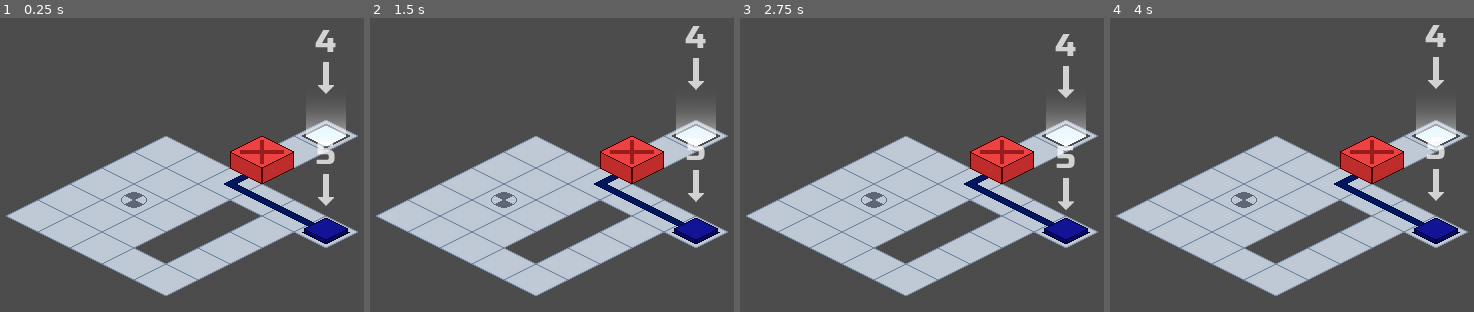
Above: before the commit, frames 1-4 (left to right).
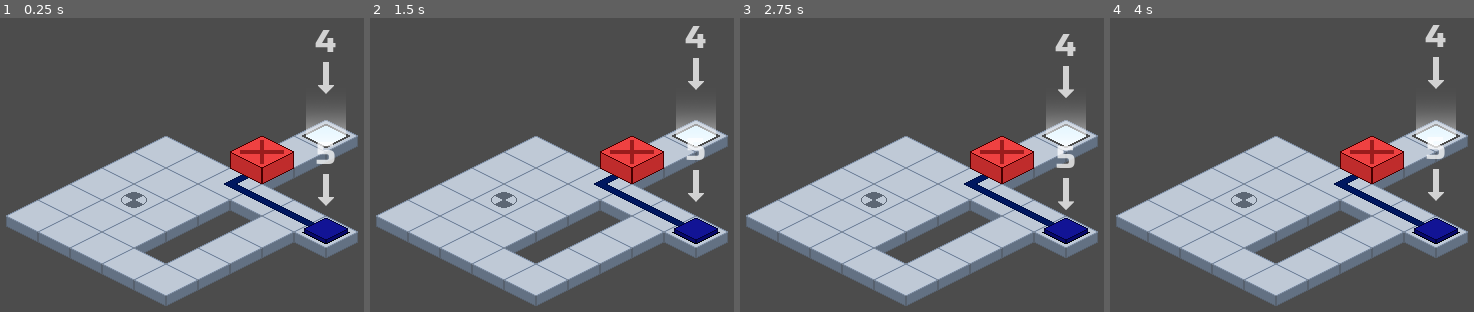
Above: after the commit, the same moments.

Repository: kdreese/gmtk-2022
Game: Godot game, scene res://src/levels/OptimizationLevel.tscn
Two runs of this game, one before a commit and one after it. Both use one fixed random seed, a clock stepped at 60 frames per second and the inputs below. This scene is started directly instead of the project's main scene.
Inputs:
- Up to frame 1 (0.25 s): no input
- Up to frame 2 (1.5 s): hold D (move_right) 0.53-1.28 s; tap Enter at 1.25 s; hold S (move_back) from 1.28 s (still down)
- Up to frame 3 (2.75 s): release S (move_back) at 2.03 s; hold D (move_right) from 2.03 s (still down)
- Up to frame 4 (4 s): tap R (restart) at 2.75 s; release D (move_right) at 2.78 s; hold W (move_forward) 2.78-3.53 s; hold A (move_left) from 3.53 s (still down)

The runs differ from the first frame. In frame 1, 5.1% of the frame differs, in the area x 1-99%, y 40-98%; in frame 2, 5.1%; in frame 3, 5.1%; in frame 4, 5.1%.

Commit message:
Made all levels have depth

Diff:
--- a/src/levels/CycleTeachLevel.tscn
+++ b/src/levels/CycleTeachLevel.tscn
@@ -12,7 +12,7 @@
 tile_set = ExtResource( 1 )
 cell_size = Vector2( 64, 32 )
 format = 1
-tile_data = PoolIntArray( -65524, 0, 0, 12, 0, 0, 13, 0, 0, 65548, 0, 0, 65549, 0, 0, 131084, 0, 0, 196619, 0, 0, 196620, 0, 0, 262155, 0, 0, 262156, 2, 0 )
+tile_data = PoolIntArray( -65524, 0, 0, -65523, 6, 0, 12, 0, 0, 13, 0, 0, 14, 6, 0, 65548, 0, 0, 65549, 0, 0, 65550, 6, 0, 131084, 0, 0, 131085, 3, 0, 196619, 0, 0, 196620, 0, 0, 196621, 6, 0, 262155, 0, 0, 262156, 2, 0, 262157, 6, 0, 327691, 536870918, 0, 327692, 536870918, 0 )
 
 [node name="LevelEnd" parent="." instance=ExtResource( 2 )]
 position = Vector2( 416, 176 )
--- a/src/levels/CycleTrapLevel.tscn
+++ b/src/levels/CycleTrapLevel.tscn
@@ -12,7 +12,7 @@
 tile_set = ExtResource( 2 )
 cell_size = Vector2( 64, 32 )
 format = 1
-tile_data = PoolIntArray( 11, 0, 0, 12, 0, 0, 13, 0, 0, 14, 0, 0, 65547, 0, 0, 65550, 0, 0, 65551, 0, 0, 131082, 0, 0, 131083, 0, 0, 131086, 0, 0, 131087, 0, 0, 196618, 0, 0, 196619, 0, 0, 196623, 0, 0, 262154, 0, 0, 262155, 2, 0 )
+tile_data = PoolIntArray( 11, 0, 0, 12, 0, 0, 13, 0, 0, 14, 0, 0, 15, 6, 0, 65547, 0, 0, 65548, 3, 0, 65549, 536870918, 0, 65550, 0, 0, 65551, 0, 0, 65552, 6, 0, 131082, 0, 0, 131083, 0, 0, 131084, 6, 0, 131086, 0, 0, 131087, 0, 0, 131088, 6, 0, 196618, 0, 0, 196619, 0, 0, 196620, 6, 0, 196622, 536870918, 0, 196623, 0, 0, 196624, 6, 0, 262154, 0, 0, 262155, 2, 0, 262156, 6, 0, 262159, 536870918, 0, 327690, 536870918, 0, 327691, 536870918, 0 )
 
 [node name="LevelEnd" parent="." instance=ExtResource( 1 )]
 position = Vector2( 384, 288 )
--- a/src/levels/OptimizationLevel.tscn
+++ b/src/levels/OptimizationLevel.tscn
@@ -15,7 +15,7 @@
 tile_set = ExtResource( 1 )
 cell_size = Vector2( 64, 32 )
 format = 1
-tile_data = PoolIntArray( -131060, 0, 0, -65524, 0, 0, 65546, 0, 0, 65547, 0, 0, 65548, 0, 0, 65549, 0, 0, 65550, 0, 0, 65551, 0, 0, 131082, 0, 0, 131083, 0, 0, 131084, 0, 0, 131086, 0, 0, 196618, 0, 0, 196619, 2, 0, 196620, 0, 0, 196622, 0, 0, 262154, 0, 0, 262155, 0, 0, 262156, 0, 0, 262158, 0, 0, 327690, 0, 0, 327691, 0, 0, 327692, 0, 0, 327693, 0, 0, 327694, 0, 0 )
+tile_data = PoolIntArray( -131060, 0, 0, -131059, 6, 0, -65524, 0, 0, -65523, 6, 0, 13, 6, 0, 65546, 0, 0, 65547, 0, 0, 65548, 0, 0, 65549, 0, 0, 65550, 0, 0, 65551, 0, 0, 65552, 6, 0, 131082, 0, 0, 131083, 0, 0, 131084, 0, 0, 131085, 3, 0, 131086, 0, 0, 131087, 3, 0, 196618, 0, 0, 196619, 2, 0, 196620, 0, 0, 196621, 6, 0, 196622, 0, 0, 196623, 6, 0, 262154, 0, 0, 262155, 0, 0, 262156, 0, 0, 262157, 6, 0, 262158, 0, 0, 262159, 6, 0, 327690, 0, 0, 327691, 0, 0, 327692, 0, 0, 327693, 0, 0, 327694, 0, 0, 327695, 6, 0, 393226, 536870918, 0, 393227, 536870918, 0, 393228, 536870918, 0, 393229, 536870918, 0, 393230, 536870918, 0 )
 
 [node name="WireTileMap" type="TileMap" parent="."]
 mode = 1
--- a/src/levels/ToggleIntroLevel.tscn
+++ b/src/levels/ToggleIntroLevel.tscn
@@ -15,7 +15,7 @@
 tile_set = ExtResource( 3 )
 cell_size = Vector2( 64, 32 )
 format = 1
-tile_data = PoolIntArray( -196597, 1610612736, 0, -65525, 1610612736, 0, 11, 1610612736, 0, 65547, 1610612736, 0, 65548, 1610612736, 0, 131083, 1610612736, 0, 131084, 1610612736, 0, 196619, 1610612736, 0, 262155, 1610612738, 0 )
+tile_data = PoolIntArray( -196597, 1610612736, 0, -196596, 6, 0, -131060, 6, 0, -65525, 1610612736, 0, -65524, 6, 0, 11, 1610612736, 0, 12, 6, 0, 65547, 1610612736, 0, 65548, 1610612736, 0, 65549, 6, 0, 131083, 1610612736, 0, 131084, 1610612736, 0, 131085, 6, 0, 196619, 1610612736, 0, 196620, 3, 0, 262155, 1610612738, 0, 262156, 6, 0, 327691, 536870918, 0 )
 
 [node name="WireTileMap" type="TileMap" parent="."]
 mode = 1
